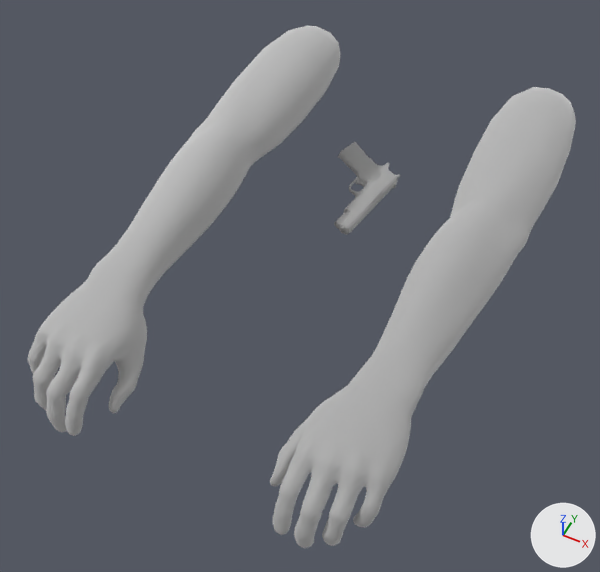
What one commit did to the Blender file Breakout From Ackers/Assets/Animations/M1911/Holding M1911 Idle.blend.
The view is the same before and after, from a 50 mm lens placed at (0.43, -1.495, 1.003), pointed at (-0.008, -0.618, -0.093). The lights are fixed; the arrows at lower right show +X, +Y and +Z.

Names of what the first picture shows: 'Body', 'CasingExit', 'Slider.001', 'Trigger', 'hand_left', 'hand_right'.
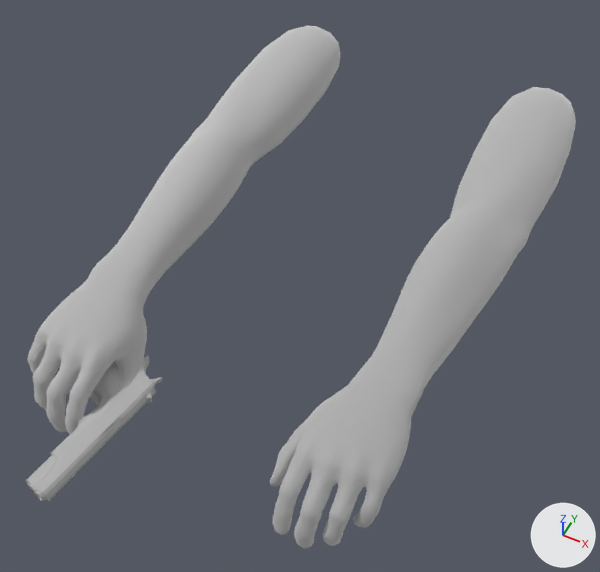
Location of each change, (x1, y1, x2, y2) in pixels of the pictures (600 x 572 px):
'Slider.001', moved, rescaled (102% wider, 102% taller): before (334, 171, 398, 234); after (26, 373, 156, 501)
'Body', moved, rescaled: before (338, 142, 389, 233); after (34, 356, 150, 501)
'CasingExit', moved: before (372, 193, 382, 206); after (100, 417, 124, 442)
'Trigger', moved: before (356, 180, 365, 187); after (88, 393, 99, 406)
'Hammer.001', moved: before (395, 174, 400, 178); after (150, 377, 162, 388)

Edits to the bpy script that builds the scene:
```text
Change ob_trigger:
    ob_trigger.location: (-0.054, -0.214, -0.201) -> (-0.158, -1.005, -0.052)
Change ob_slider_001:
    ob_slider_001.location: (-0.022, -0.19, -0.205) -> (-0.121, -0.977, -0.057)
    ob_slider_001.scale: (0.025, 0.025, 0.025) -> (0.0289, 0.0289, 0.0289)
Change ob_hammer_001:
    ob_hammer_001.location: (-0.027, -0.148, -0.203) -> (-0.127, -0.928, -0.054)
Change ob_casingexit:
    ob_casingexit.location: (-0.016, -0.233, -0.204) -> (-0.114, -1.026, -0.055)
Change ob_body:
    ob_body.location: (-0.111, -0.144, -0.19) -> (-0.221, -0.924, -0.039)
    ob_body.scale: (0.0254, 0.0254, 0.0254) -> (0.0293, 0.0293, 0.0293)
```
